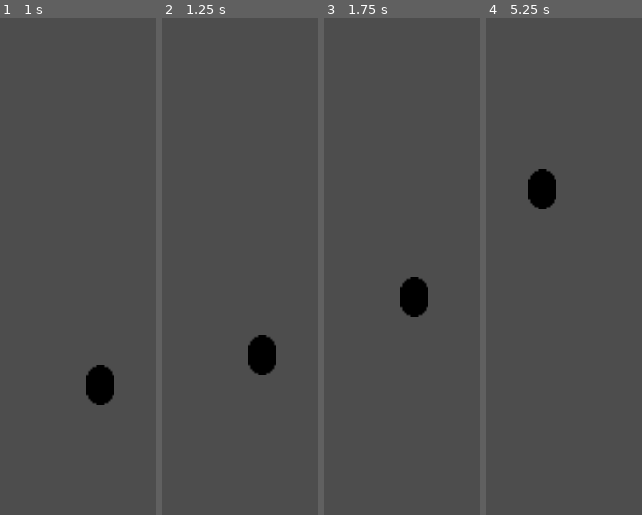
Above: before the commit, frames 1-4 (left to right).
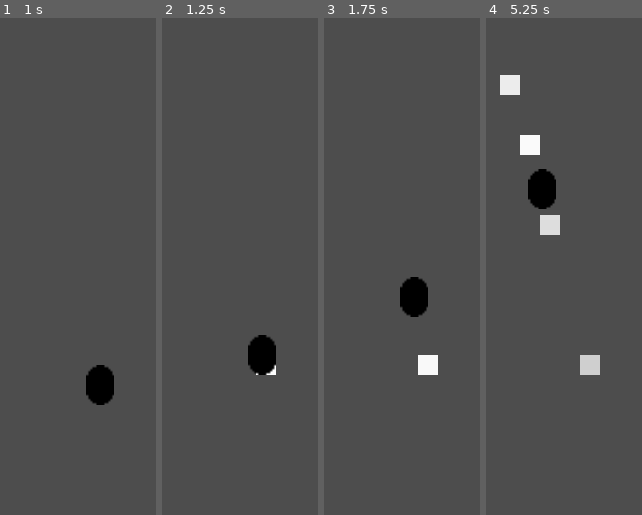
Above: after the commit, the same moments.

Repository: Guzel2/semester-6
Game: Godot game, scene res://scenes/main.tscn
Two runs of this game, one before a commit and one after it. Both use one fixed random seed, a clock stepped at 60 frames per second and the inputs below.
Inputs:
- Up to frame 1 (1 s): no input
- Up to frame 2 (1.25 s): no input
- Up to frame 3 (1.75 s): no input
- Up to frame 4 (5.25 s): no input

Frame 1 is identical in both runs. In frame 2, less than 0.1% of the frame differs, in the area x 60-74%, y 69-72%; in frame 3, 0.5%; in frame 4, 2.1%, in the area x 8-74%, y 11-72%.

Commit message:
added basic smell visualization

Diff:
--- a/bachelor_project/scenes/main.tscn
+++ b/bachelor_project/scenes/main.tscn
@@ -1,6 +1,7 @@
-[gd_scene load_steps=4 format=3 uid="uid://puvpfcxmikuf"]
+[gd_scene load_steps=5 format=3 uid="uid://puvpfcxmikuf"]
 
 [ext_resource type="Script" path="res://scripts/scent_manager.gd" id="1_qgrk3"]
+[ext_resource type="PackedScene" uid="uid://xboah7if72qt" path="res://scenes/scent_visual.tscn" id="2_2svqb"]
 [ext_resource type="Script" path="res://scripts/ant_manager.gd" id="2_enl3e"]
 [ext_resource type="PackedScene" uid="uid://dk16lawoyxbc8" path="res://scenes/ant.tscn" id="3_o5lse"]
 
@@ -8,6 +9,7 @@
 
 [node name="scent_manager" type="Node2D" parent="."]
 script = ExtResource("1_qgrk3")
+scent_visual_scene = ExtResource("2_2svqb")
 
 [node name="ant_manager" type="Node2D" parent="." node_paths=PackedStringArray("scent_manager")]
 script = ExtResource("2_enl3e")
--- /dev/null
+++ b/bachelor_project/scenes/scent_visual.tscn
@@ -0,0 +1,9 @@
+[gd_scene load_steps=3 format=3 uid="uid://xboah7if72qt"]
+
+[ext_resource type="Script" path="res://scripts/scent_visual.gd" id="1_5gvpm"]
+[ext_resource type="Texture2D" uid="uid://cuo6piwekntce" path="res://sprites/white_pixel.png" id="1_08cb5"]
+
+[node name="scent_visual" type="Sprite2D"]
+texture = ExtResource("1_08cb5")
+centered = false
+script = ExtResource("1_5gvpm")
--- a/bachelor_project/scripts/scent_manager.gd
+++ b/bachelor_project/scripts/scent_manager.gd
@@ -3,6 +3,8 @@
 
 @export var cell_size : int = 10
 @export var grid_size : int = 100
+
+@export var scent_visual_scene : PackedScene
 
 var scent_list = []
 
@@ -18,6 +20,10 @@
 	return scent_list[local_pos.x][local_pos.y]
 
 func get_scent_local(pos: Vector2i) -> Scent:
+	if (pos.x < 0 or pos.x > grid_size) or (pos.x < 0 or pos.x > grid_size):
+		push_warning("Ant out of grid at: ", pos)
+		return null
+
 	return scent_list[pos.x][pos.y]
 
 func add_scent(pos: Vector2, type: EnumManager.scent_types):
@@ -34,9 +40,16 @@
 	new_scent.type = type
 	scent_list[local_pos.x][local_pos.y] = new_scent
 
+	spawn_scent_visual(local_pos)
+
+func spawn_scent_visual(pos: Vector2):
+	var scene = scent_visual_scene.instantiate() as ScentVisual
+	scene.position = pos * cell_size
+	scene.scale *= cell_size
+	add_child(scene)
+
 func global_pos_to_local_pos(pos: Vector2) -> Vector2i:
 	pos /= cell_size
-
 	return pos
 
 func _process(delta: float) -> void:
--- /dev/null
+++ b/bachelor_project/scripts/scent_visual.gd
@@ -0,0 +1,14 @@
+class_name ScentVisual
+extends Sprite2D
+
+var intensity = 0
+var max_lifetime = 15.0
+var lifetime = max_lifetime
+
+func _process(delta: float) -> void:
+	lifetime -= delta
+
+	modulate.a = lifetime / max_lifetime
+
+	if lifetime < 0:
+		queue_free()
Binary file added: bachelor_project/sprites/white_pixel.png
Not shown, added: bachelor_project/sprites/white_pixel.png.import
